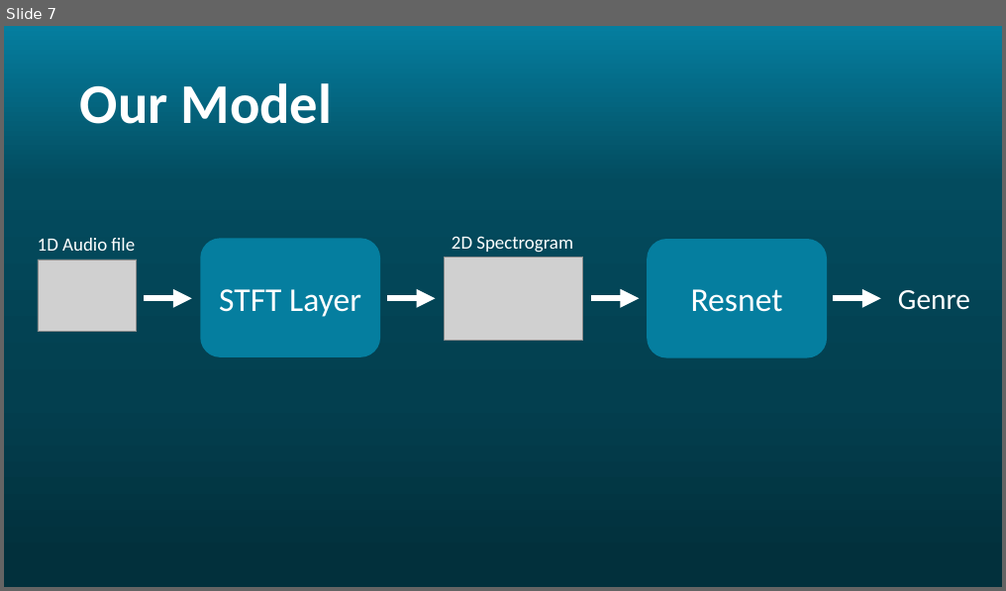
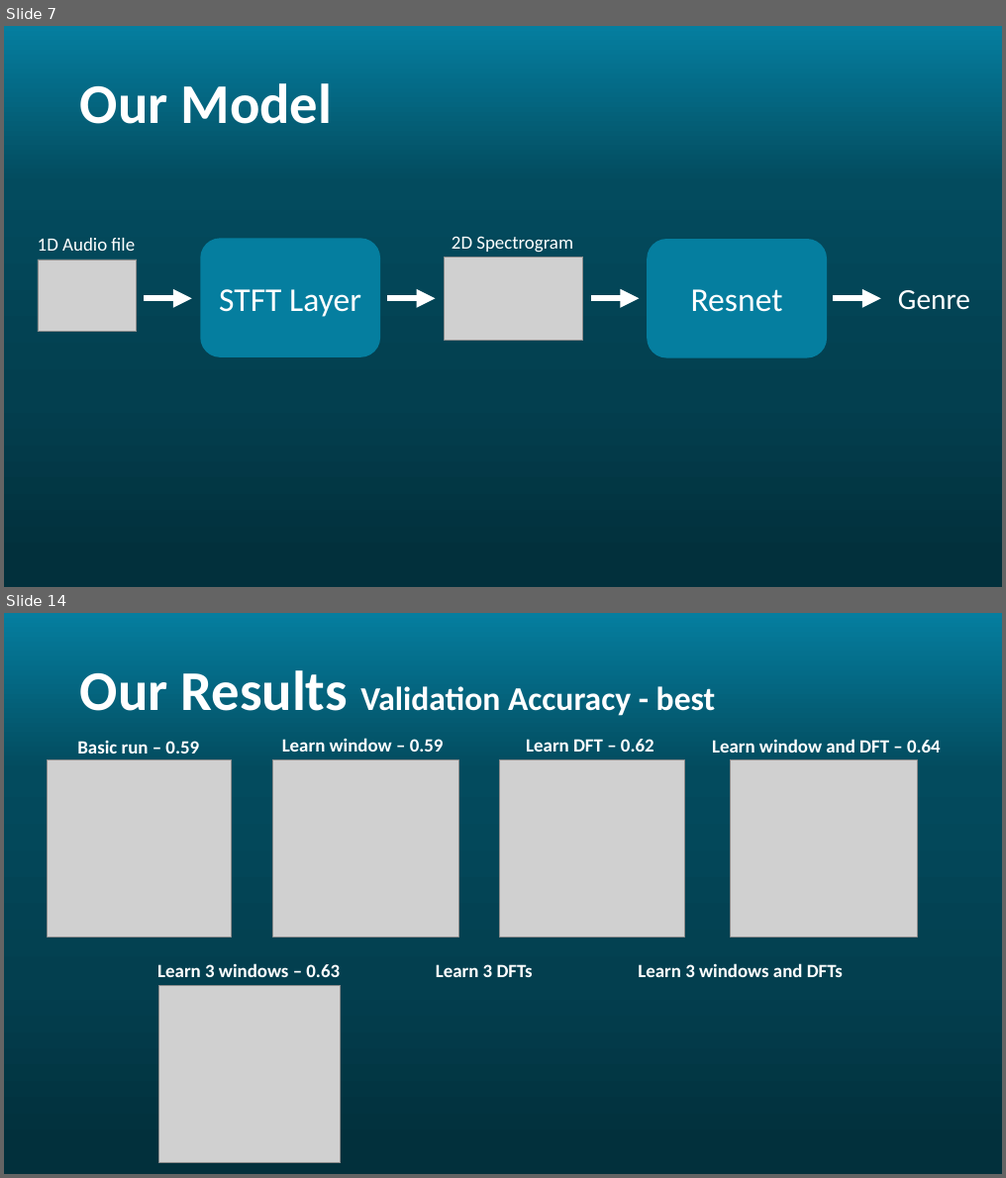
Before and after one commit to Rotem-and-Noam/Ada-STFT, a slide deck: images/AdaSTFT.pptx. Shown one above the other, each under a label of ours: slide 7 before the commit, slides 7 and 14 after it; the slides between them are not shown. The pictures are 1006x591 and 1006x1178 pixels, drawn with LibreOffice and Linux fonts; fonts in the diff are those of the drawing; grey boxes stand for pictures; background and template pictures are left out. Boxes give left, top, right and bottom in pixels: in the first picture for what was removed or moved away, otherwise in the second. Text is boxed around its words. In the diff, an @@ line names an element or a change of style, - is before the commit and + after.

Commit message:
adding images

```diff
--- a/images/AdaSTFT.pptx
+++ b/images/AdaSTFT.pptx
@@ slide 14 added at (x1=4, y1=613, x2=1002, y2=1174), background gradient #057E9F to #034B5E to #033F50 to #02303C @@
@@ title added at (x1=80, y1=670, x2=716, y2=716), 32 pt, text #FFFFFF, bold @@
+Our Results Validation Accuracy - best
@@ picture added at (x1=48, y1=761, x2=233, y2=937) @@
@@ text added at (x1=77, y1=741, x2=199, y2=754), 18 pt, text #FFFFFF, bold @@
+Basic run – 0.59
@@ picture added at (x1=272, y1=761, x2=458, y2=937) @@
@@ text added at (x1=282, y1=738, x2=444, y2=752), 18 pt, text #FFFFFF, bold @@
+Learn window – 0.59
@@ picture added at (x1=500, y1=761, x2=684, y2=937) @@
@@ text added at (x1=526, y1=739, x2=654, y2=752), 18 pt, text #FFFFFF, bold @@
+Learn DFT – 0.62
@@ text added at (x1=712, y1=739, x2=941, y2=753), 18 pt, text #FFFFFF, bold @@
+Learn window and DFT – 0.64
@@ picture added at (x1=731, y1=761, x2=918, y2=937) @@
@@ text added at (x1=157, y1=963, x2=340, y2=977), 18 pt, text #FFFFFF, bold @@
+Learn 3 windows – 0.63
@@ text added at (x1=436, y1=964, x2=533, y2=977), 18 pt, text #FFFFFF, bold @@
+Learn 3 DFTs
@@ text added at (x1=638, y1=963, x2=843, y2=977), 18 pt, text #FFFFFF, bold @@
+Learn 3 windows and DFTs
@@ picture added at (x1=159, y1=986, x2=341, y2=1164) @@
```
Also in this commit, not shown: 3 slides changed, 6 other slides added.
